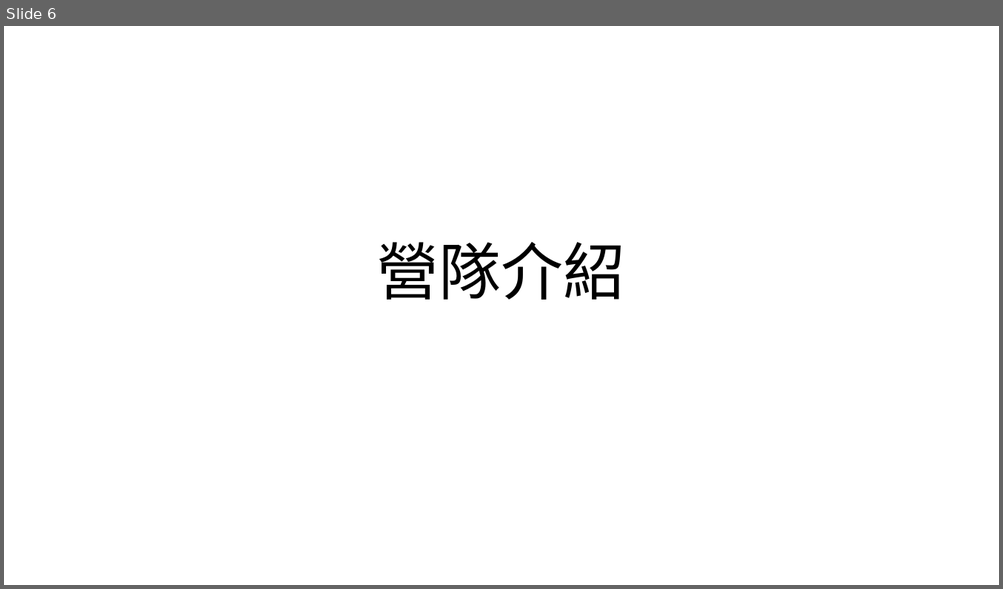
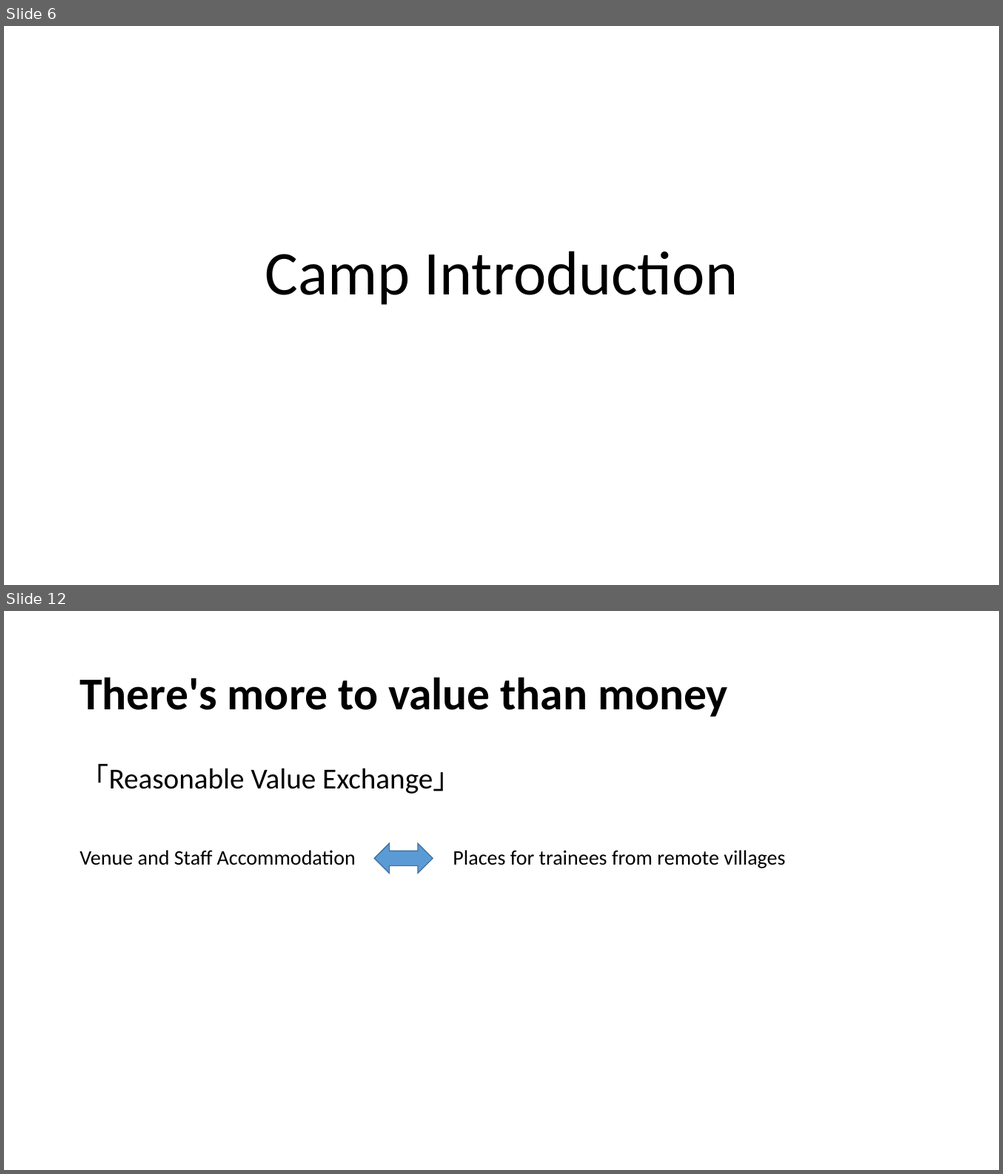
Before and after one commit to Yangbenson/Slide-assistant, a slide deck: PP_samples/sample.pptx. Shown one above the other, each under a label of ours: slide 6 before the commit, slides 6 and 12 after it; the slides between them are not shown. The pictures are 1003x589 and 1003x1174 pixels, drawn with LibreOffice and Linux fonts; fonts in the diff are those of the drawing. Boxes give left, top, right and bottom in pixels: in the first picture for what was removed or moved away, otherwise in the second. Text is boxed around its words. In the diff, an @@ line names an element or a change of style, - is before the commit and + after.

```diff
--- a/PP_samples/sample.pptx
+++ b/PP_samples/sample.pptx
@@ slide 12 added at <box>4,611,999,1170</box>, background #FFFFFF @@
@@ title added at <box>79,677,728,717</box>, 44 pt, text #000000, bold @@
+There's more to value than money
@@ text added at <box>79,763,785,869</box>, 20 pt, text #000000 @@
+「Reasonable Value Exchange」
+Venue and Staff Accommodation Places for trainees from remote villages
@@ left right arrow added at <box>374,844,432,874</box>, fill #5B9BD5, outline #43739E 1 pt @@
@@ slide 6 changed as well @@
@@ title at <box>264,251,738,305</box>: text changed @@
-營隊介紹
+Camp Introduction
```
Also in this commit, not shown: 6 other slides changed, 4 other slides added, 5 slides removed, 9 other files.
